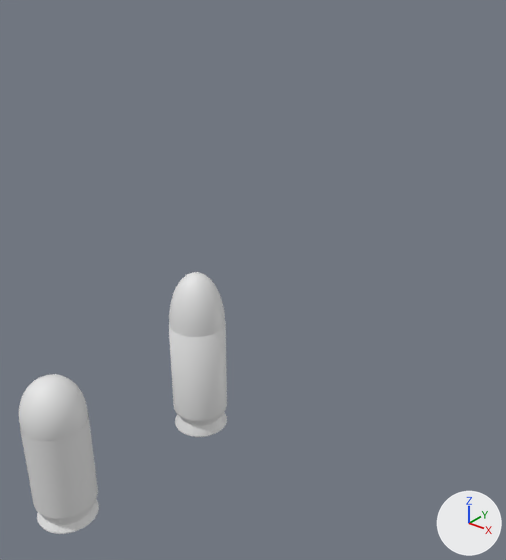
Renders of the Blender file BulletsAndCasings/BulletsAndCasings.blend from each side of a commit.
Camera for both pictures: a 50 mm lens placed at (5.75, -7.79, 5.72), pointed at (-0.52, 0.05, 0.86). The axes (+X, +Y, +Z) are drawn at lower right. The lights are the same throughout.

In view in the first picture: '.38 ACP Bullet', '.38 ACP Casing', '9mm Bullet', '9mm Casing'.
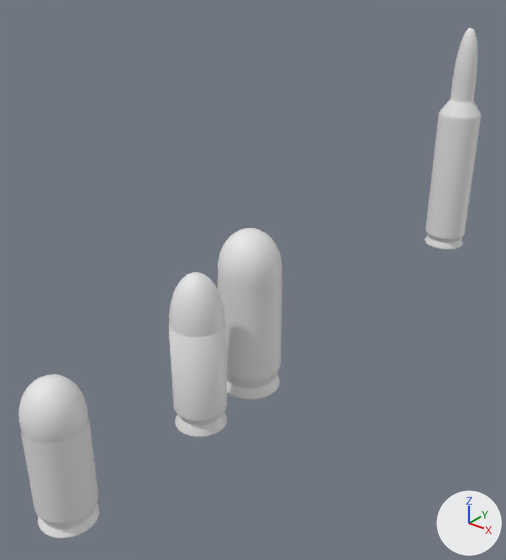
What differs and where, as boxes (x1, y1, x2, y2) in the pictures (506 x 560 px):
```json
{"object": ".38 ACP Casing", "change": "moved", "before": [20, 414, 99, 534], "after": [20, 415, 99, 538]}
{"object": "5.56 / .223 Casing", "change": "added", "after": [425, 78, 481, 250]}
{"object": ".45 ACP Casing", "change": "added", "after": [217, 277, 282, 400]}
{"object": ".45 ACP Bullet", "change": "added", "after": [218, 228, 282, 292]}
{"object": "5.56 / .223 Bullet", "change": "added", "after": [453, 28, 478, 80]}
```

The change, as JSON lines over the scene's bpy script:
```json
{"op": "add", "block": "me_sphere_003", "code": ["me_sphere_003 = bpy.data.meshes.new('Sphere.003')", "me_sphere_003.from_pydata(...)  # 289 vertices, 288 faces; spans x -1.0..1.0, y -1.0..1.0, z -0.03..1.0", "me_sphere_003.polygons.foreach_set('use_smooth', [True] * 288)"]}
{"op": "add", "block": "me_cylinder_003", "code": ["me_cylinder_003 = bpy.data.meshes.new('Cylinder.003')", "me_cylinder_003.from_pydata(...)  # 672 vertices, 641 faces; spans x -1.0..1.0, y -1.0..1.0, z -1.0..1.5", "me_cylinder_003.polygons.foreach_set('use_smooth', [True] * 641)"]}
{"op": "add", "block": "me_sphere", "code": ["me_sphere = bpy.data.meshes.new('Sphere')", "me_sphere.from_pydata(...)  # 385 vertices, 384 faces; spans x -1.0..1.0, y -1.0..1.0, z -0.56..1.0", "me_sphere.polygons.foreach_set('use_smooth', [True] * 384)"]}
{"op": "add", "block": "me_cylinder_002", "code": ["me_cylinder_002 = bpy.data.meshes.new('Cylinder.002')", "me_cylinder_002.from_pydata(...)  # 448 vertices, 417 faces; spans x -1.0..1.0, y -1.0..1.0, z -0.33..1.69", "me_cylinder_002.polygons.foreach_set('use_smooth', [True] * 417)"]}
{"op": "set", "path": "ob_38_acp_casing.location", "old": "(0.0, -4.17, 0.16)", "new": "(0.0, -4.17, 0.09)"}
{"op": "add", "block": "ob_5_56____223_bullet", "code": ["ob_5_56____223_bullet = bpy.data.objects.new('5.56 / .223 Bullet', me_sphere_003)", "ob_5_56____223_bullet.location = (0.0, 6.23, 3.18)", "ob_5_56____223_bullet.scale = (0.225, 0.225, 1.0)"]}
{"op": "add", "block": "ob_5_56____223_casing", "code": ["ob_5_56____223_casing = bpy.data.objects.new('5.56 / .223 Casing', me_cylinder_003)", "ob_5_56____223_casing.location = (0.0, 6.23, 1.06)", "ob_5_56____223_casing.scale = (0.423, 0.423, 1.44)"]}
{"op": "add", "block": "ob_45_acp_bullet", "code": ["ob_45_acp_bullet = bpy.data.objects.new('.45 ACP Bullet', me_sphere)", "ob_45_acp_bullet.location = (0.0, -0.67, 1.49)", "ob_45_acp_bullet.scale = (0.464, 0.464, 0.584)"]}
{"op": "add", "block": "ob_45_acp_casing", "code": ["ob_45_acp_casing = bpy.data.objects.new('.45 ACP Casing', me_cylinder_002)", "ob_45_acp_casing.location = (0.0, -0.67, -0.18)", "ob_45_acp_casing.scale = (0.471, 0.471, 0.899)"]}
```
